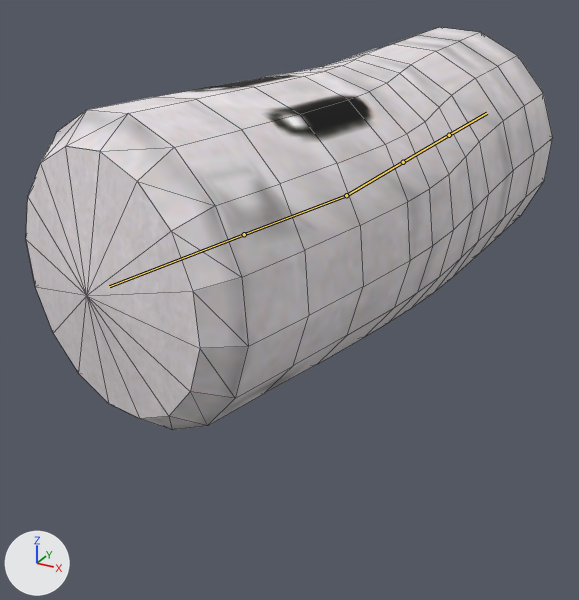
What one commit did to the FBX model Enemy/enemyDummy.fbx.
Both versions are drawn from a 50 mm lens placed at (11.2, -24.5, 7.3), pointed at (-1.3, -1.7, -4.1). The lights are fixed; the arrows at lower left show +X, +Y and +Z. The first picture is the older version. Both versions are drawn at frame 15 of the action 'Armature|GroundBounce'; the numbers are the values there. The bones that change, and the others that lie on the model, are drawn over the model as lines. Mesh edges are drawn as thin lines.

Objects in the first picture: 'Sandbag'.
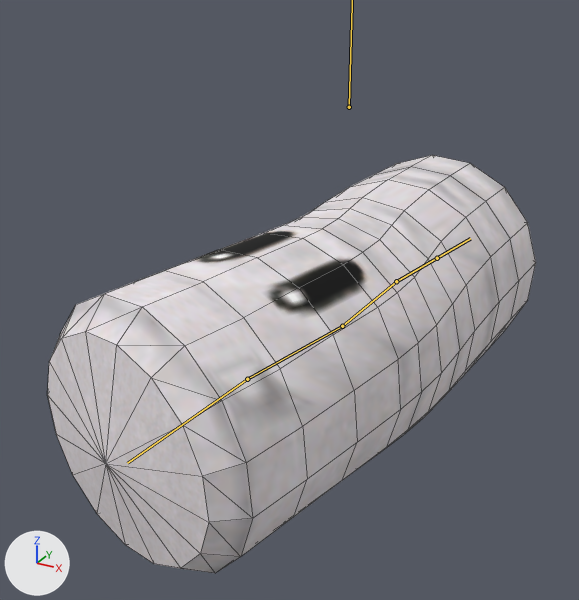
What the commit changed:
Bone 'Bone.002' (bone_bone_002) moves from (0.0, -3.0, 0.0) to (0.0, -8.0, 0.0).
Bone 'Bone.005' (bone_bone_005) turns from (0, 0, 0) to (-6, -1, 0) degrees about its own x, y and z.
Bone 'Bone.006' (bone_bone_006) turns from (0, 0, 0) to (7, 1, -3) degrees about its own x, y and z.

Boxes [x1, y1, x2, y2] around the edits, measured in the pictures (579 x 600 px):
'Sandbag', posed (7% narrower)
    before: [26, 27, 553, 430]
    after: [47, 155, 536, 573]
bone 'Bone.005', root to tip
    before: (244, 234) to (109, 286)
    after: (247, 379) to (127, 463)
bone 'Bone.006', root to tip
    before: (403, 162) to (449, 135)
    after: (396, 281) to (437, 258)
